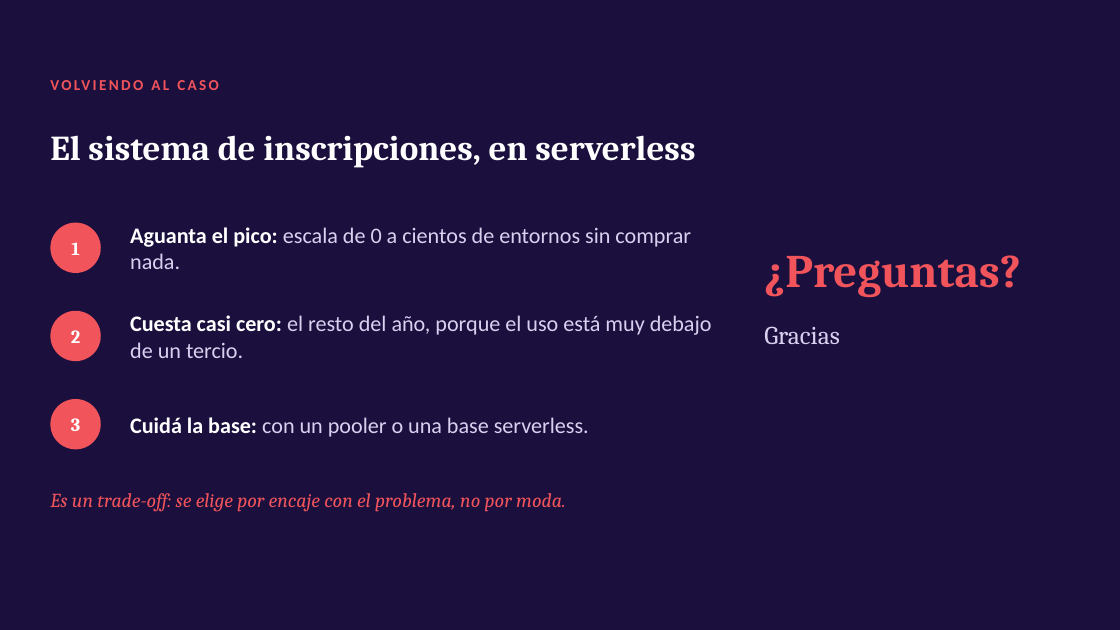
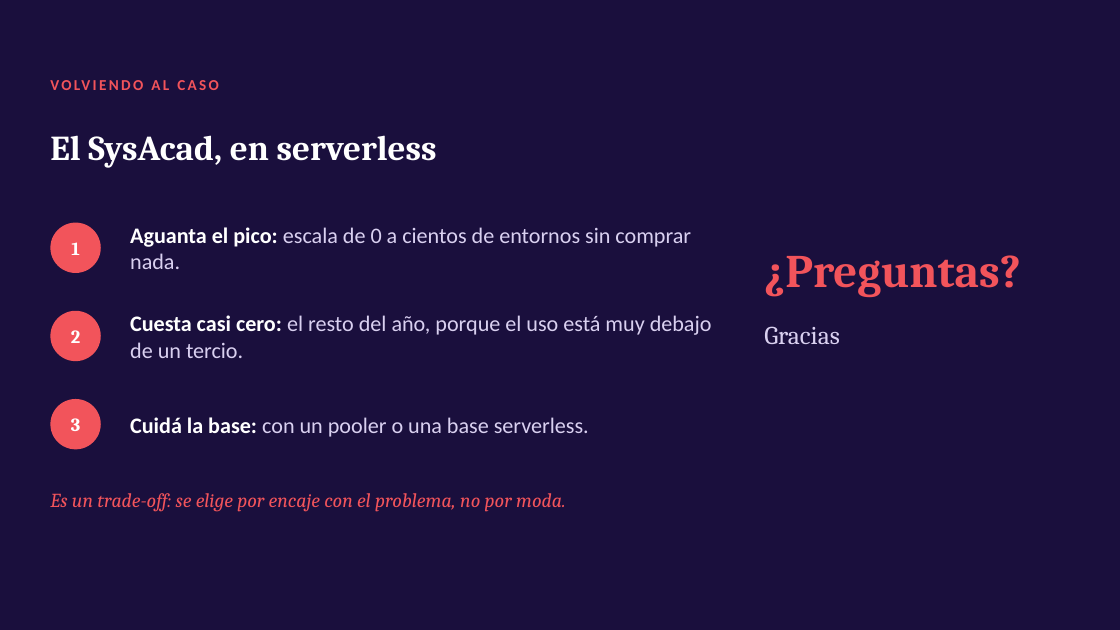
Before and after one commit to JuanBonadeo/utn_brain, a slide deck: slide 16 of materias/SGD/entregables/serverless/opciones/presentacion-C-historia.pptx. Drawn at 1120x630 pixels with LibreOffice and Linux fonts; fonts in the diff are those of the drawing. Boxes give left, top, right and bottom in pixels: in the first picture for what was removed or moved away, otherwise in the second. Text is boxed around its words. In the diff, an @@ line names an element or a change of style, - is before the commit and + after.

```diff
--- a/materias/SGD/entregables/serverless/opciones/presentacion-C-historia.pptx
+++ b/materias/SGD/entregables/serverless/opciones/presentacion-C-historia.pptx
@@ text at bbox=[50, 135, 437, 168]: text changed @@
-El sistema de inscripciones, en serverless
+El SysAcad, en serverless
```
Also in this commit, not shown: 4 other slides changed, 1 other file.
